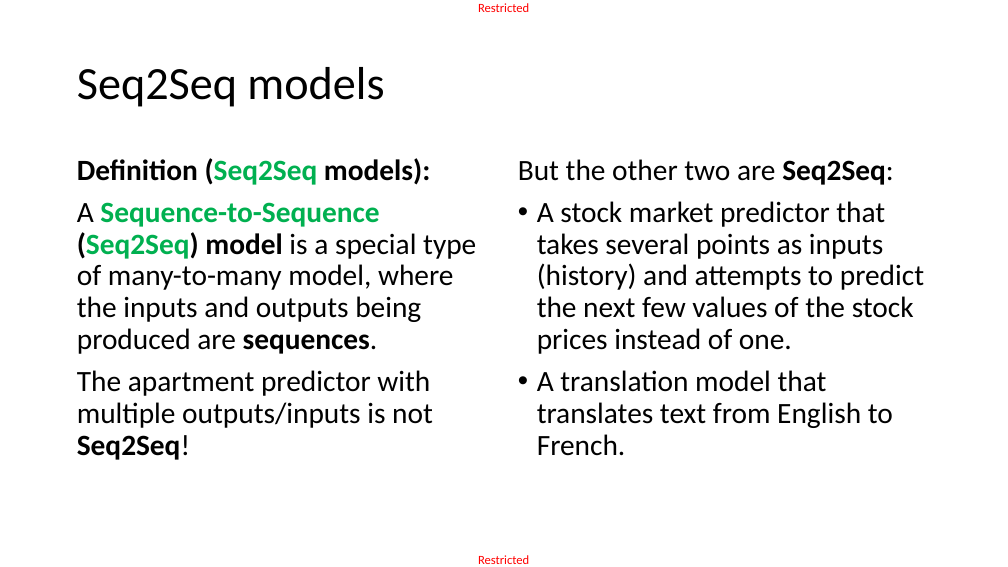
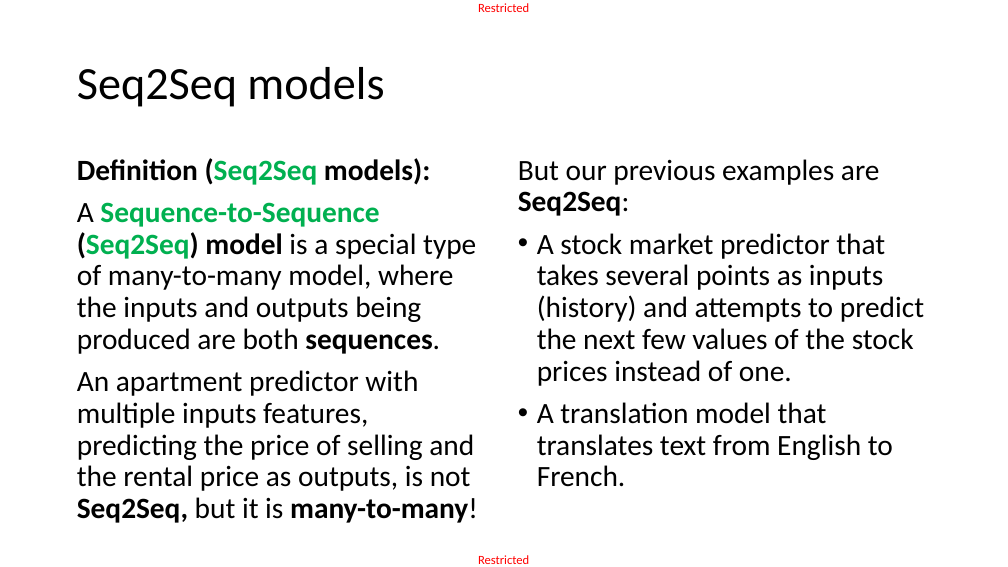
Before and after one commit to matthieudemari/SUTD_DL_50_039, a slide deck: slide 60 of W6/2. W6S2 final/W6S2.pptx (slide 57 before the commit). Drawn at 1008x567 pixels with LibreOffice and Linux fonts; fonts in the diff are those of the drawing. Boxes give left, top, right and bottom in pixels: in the first picture for what was removed or moved away, otherwise in the second. Text is boxed around its words. In the diff, an @@ line names an element or a change of style, - is before the commit and + after.

Commit message:
Updated materals for Week 6, adding visuals for memory vector and better explanations for one-to-many models and Seq2Seq models.

```diff
--- a/W6/2. W6S2 final/W6S2.pptx
+++ b/W6/2. W6S2 final/W6S2.pptx
@@ text at (518,159,880,216): text changed @@
-But the other two are Seq2Seq:
+But our previous examples are Seq2Seq:
@@ text at (77,202,478,523): text changed @@
-A Sequence-to-Sequence (Seq2Seq) model is a special type of many-to-many model, where the inputs and outputs being produced are sequences.
-The apartment predictor with multiple outputs/inputs is not Seq2Seq!
+A Sequence-to-Sequence (Seq2Seq) model is a special type of many-to-many model, where the inputs and outputs being produced are both sequences.
+An apartment predictor with multiple inputs features, predicting the price of selling and the rental price as outputs, is not Seq2Seq, but it is many-to-many!
```
Also in this commit, not shown: 22 other slides changed, 3 slides added, 9 other files.
